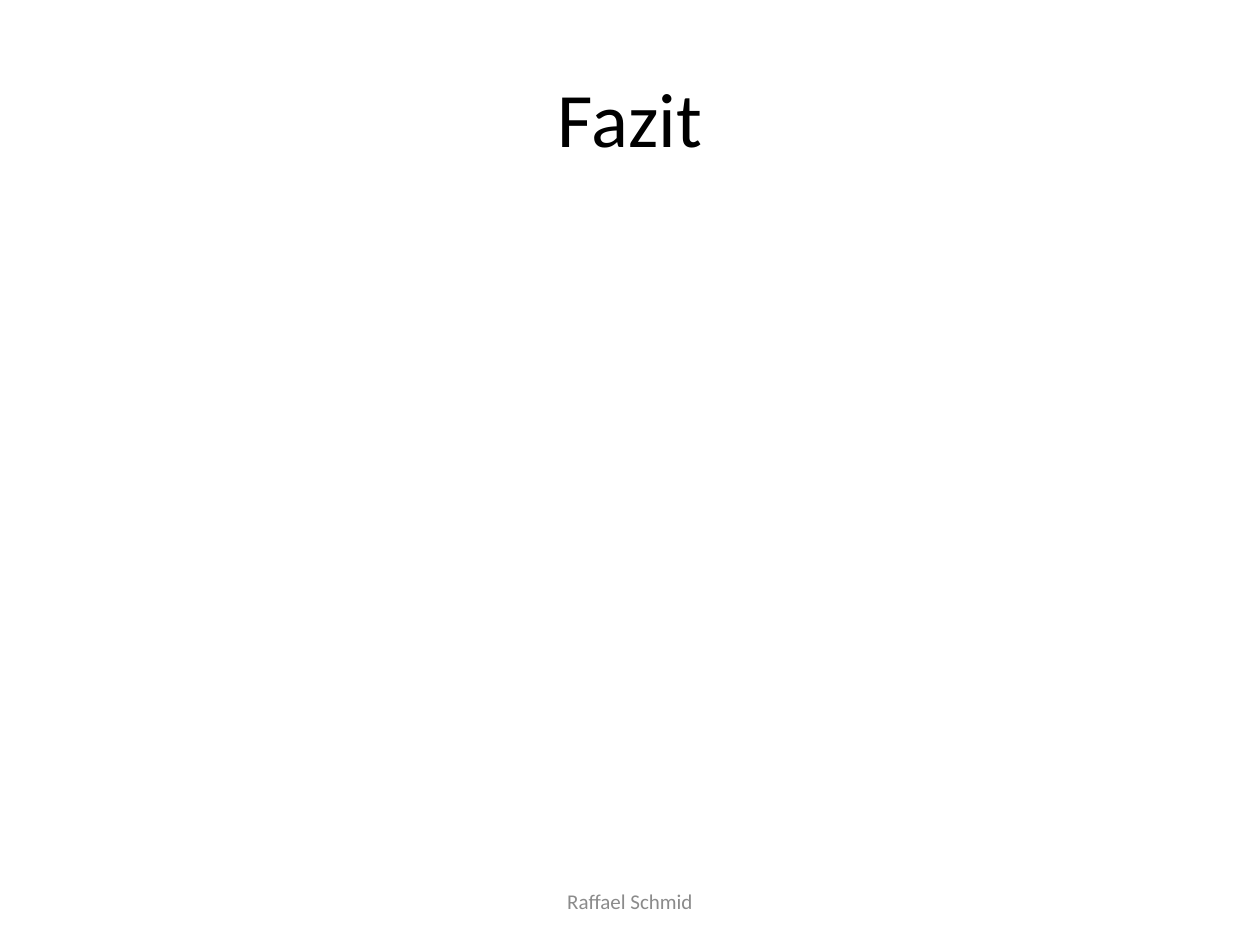
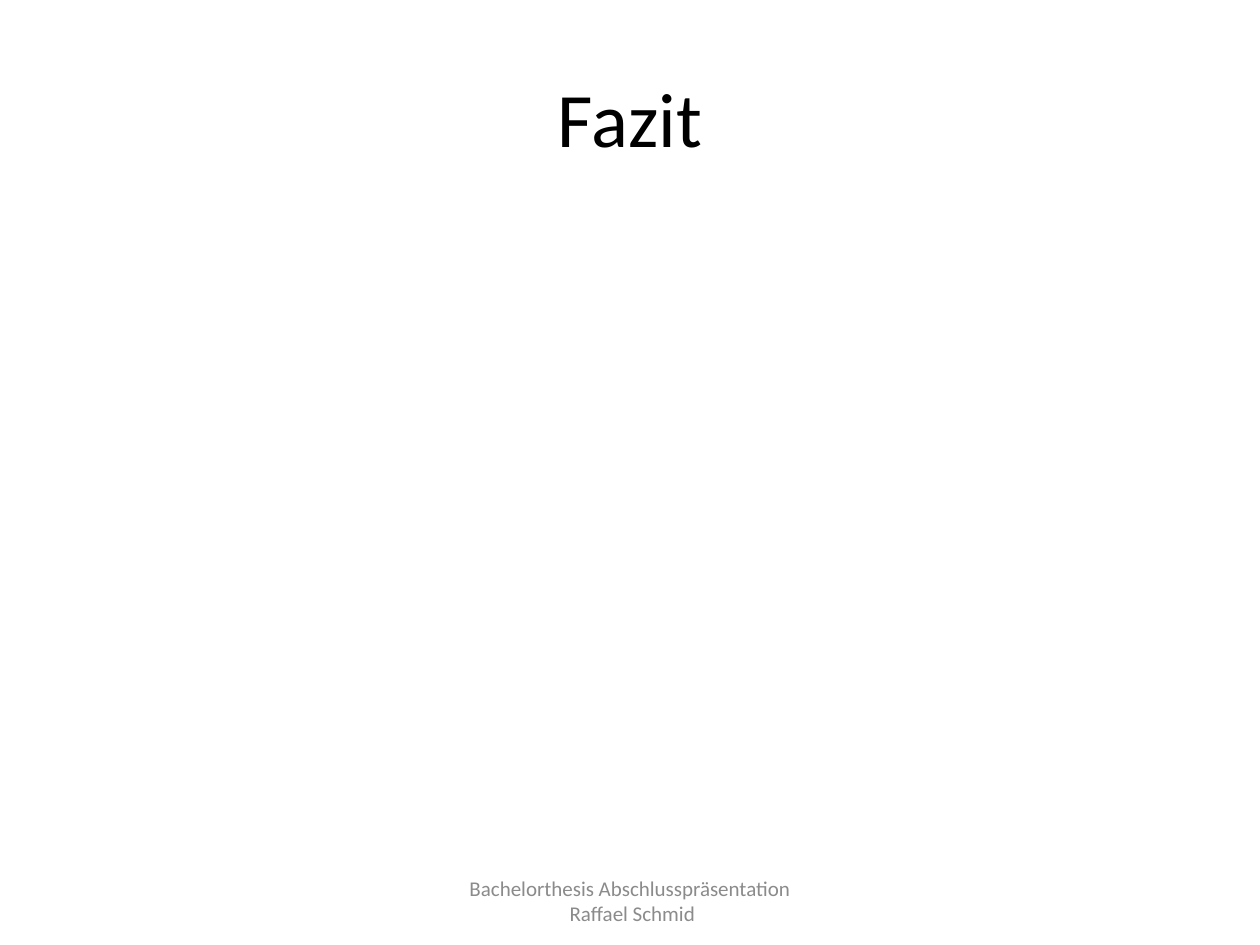
Before and after one commit to raffaelschmid/bachelorthesis, a slide deck: slide 15 of Dokumentation/Abschlusspraesentation/rschmid_bachelorthesis_abschlusspraesentation.pptx (slide 14 before the commit). Drawn at 1260x945 pixels with LibreOffice and Linux fonts; fonts in the diff are those of the drawing. Boxes give left, top, right and bottom in pixels: in the first picture for what was removed or moved away, otherwise in the second. Text is boxed around its words. In the diff, an @@ line names an element or a change of style, - is before the commit and + after.

```diff
--- a/Dokumentation/Abschlusspraesentation/rschmid_bachelorthesis_abschlusspraesentation.pptx
+++ b/Dokumentation/Abschlusspraesentation/rschmid_bachelorthesis_abschlusspraesentation.pptx
@@ text at box(469, 881, 790, 921): text changed @@
-Raffael Schmid
+Bachelorthesis Abschlusspräsentation
+Raffael Schmid
```
Also in this commit, not shown: 11 other slides changed, 1 slide added, 1 other file.
